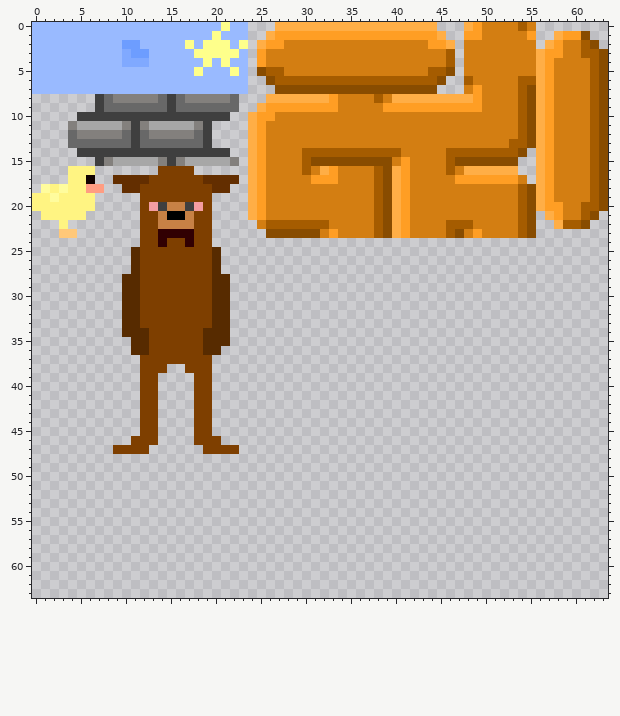
Edited in one commit: pixel-art sprite (assets/textures-01.png). Above is the file before it was changed.
The file is 64x64 pixels. Colours within 5 levels of each other are drawn and written as one.
After the commit:
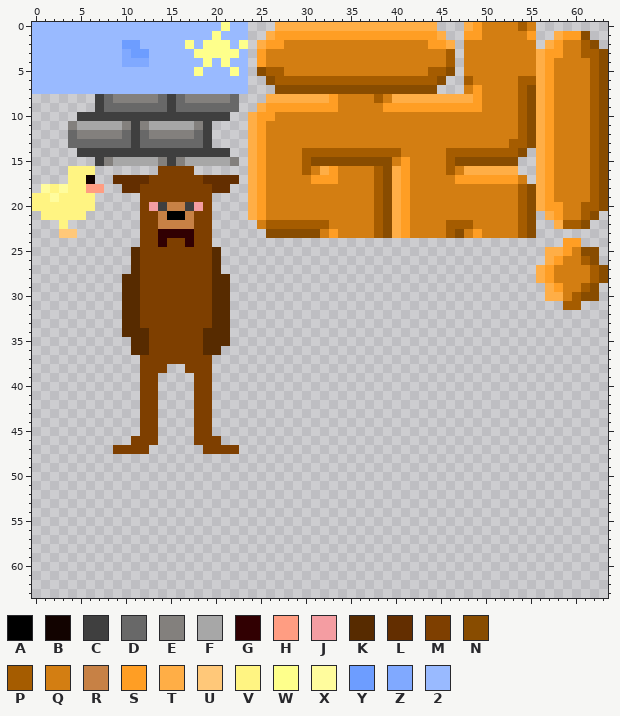
Palette (. is transparent): A #000000  B #120300  C #3f3f3f  D #686868  E #83807d  F #a7a7a7  G #310002  H #ff9d82  J #f49da2  K #572b00  L #632e00  M #7e3f00  N #884c00  P #a55c00  Q #d37e12  R #c78145  S #ff9e24  T #ffae46  U #ffc879  V #fff482  W #feff8b  X #fffc9d  Y #6d9dff  Z #80a9ff  2 #99baff
The exact change:
@@ x 54..63 @@
 23 PN........
-24 ..........
-25 ..........
-26 ..........
-27 ..........
-28 ..........
-29 ..........
-30 ..........
-31 ..........
+24 .....SS...
+25 ...TTSQNN.
+26 ...TSQQPN.
+27 ..TSQQQQPN
+28 ..TSQQQQPN
+29 ...TSQQPN.
+30 ...TTQPNN.
+31 .....PP...
 32 ..........
Changed places in both pictures, as pixel boxes (x1, y1, x2, y2):
added: (536, 238, 608, 310)
